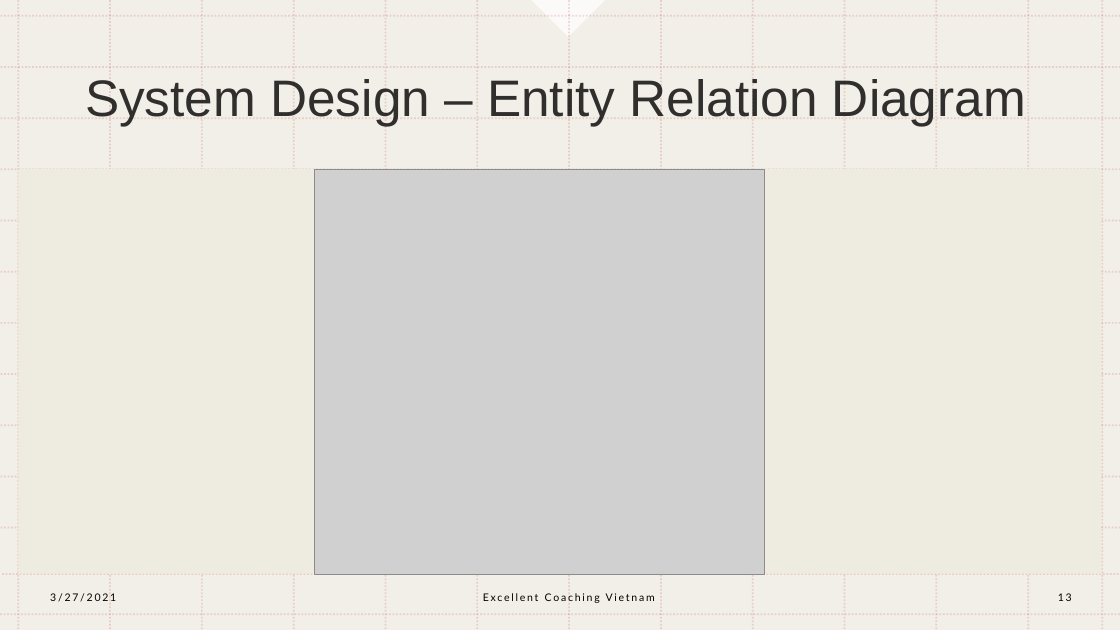
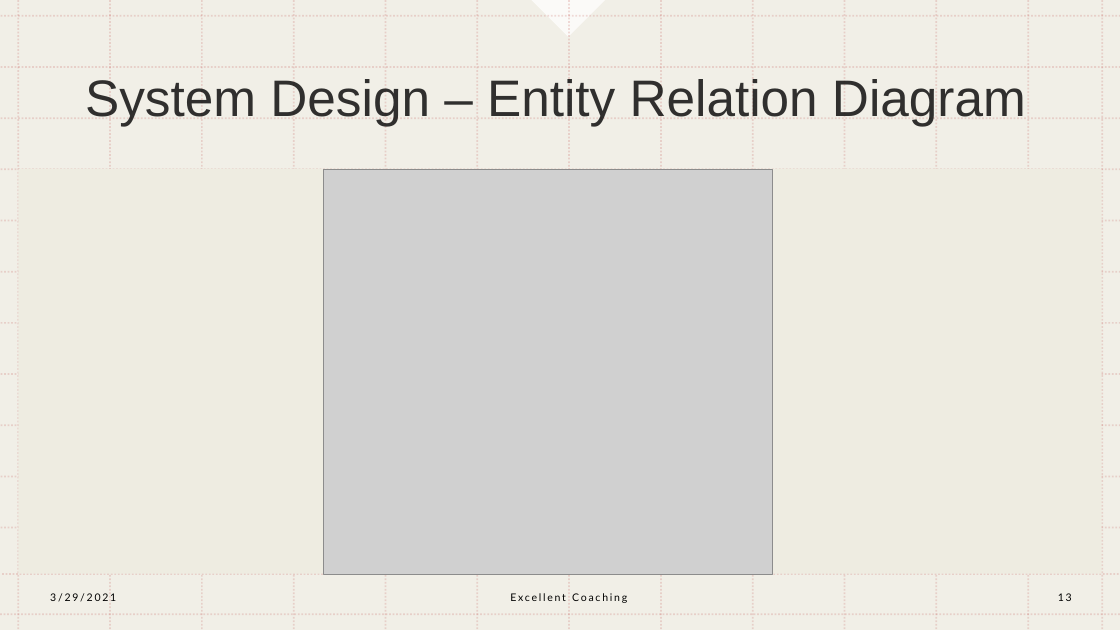
Before and after one commit to remichan97/excellent-coaching, a slide deck: slide 13 of documentation/Excellent Coaching Vietnam.pptx. Drawn at 1120x630 pixels with LibreOffice and Linux fonts; fonts in the diff are those of the drawing; grey boxes stand for pictures. Boxes give left, top, right and bottom in pixels: in the first picture for what was removed or moved away, otherwise in the second. Text is boxed around its words. In the diff, an @@ line names an element or a change of style, - is before the commit and + after.

```diff
--- a/documentation/Excellent Coaching Vietnam.pptx
+++ b/documentation/Excellent Coaching Vietnam.pptx
@@ picture: place and size @@
-picture at (315,169,765,575)
+picture at (323,169,772,574)
@@ text at (50,593,116,602): text changed @@
-3/27/2021
+3/29/2021
@@ text at (510,593,627,603): text changed @@
-Excellent Coaching Vietnam
+Excellent Coaching
```
Also in this commit, not shown: 18 other slides changed, 54 other files.
